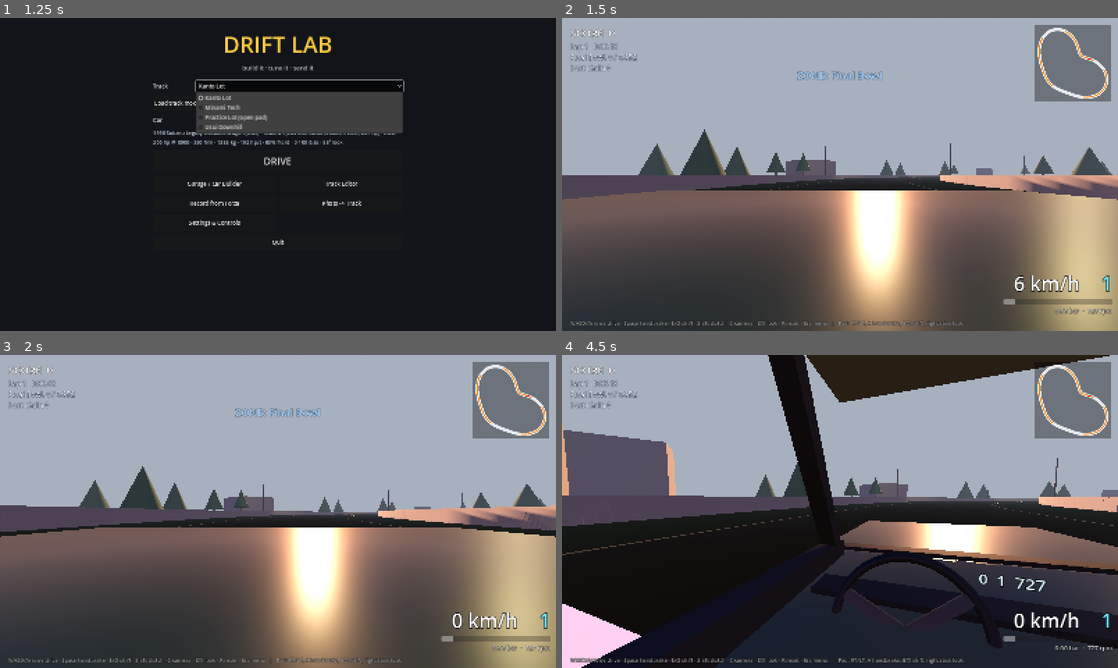
Above: before the commit, frames 1-4 (two rows, left to right).
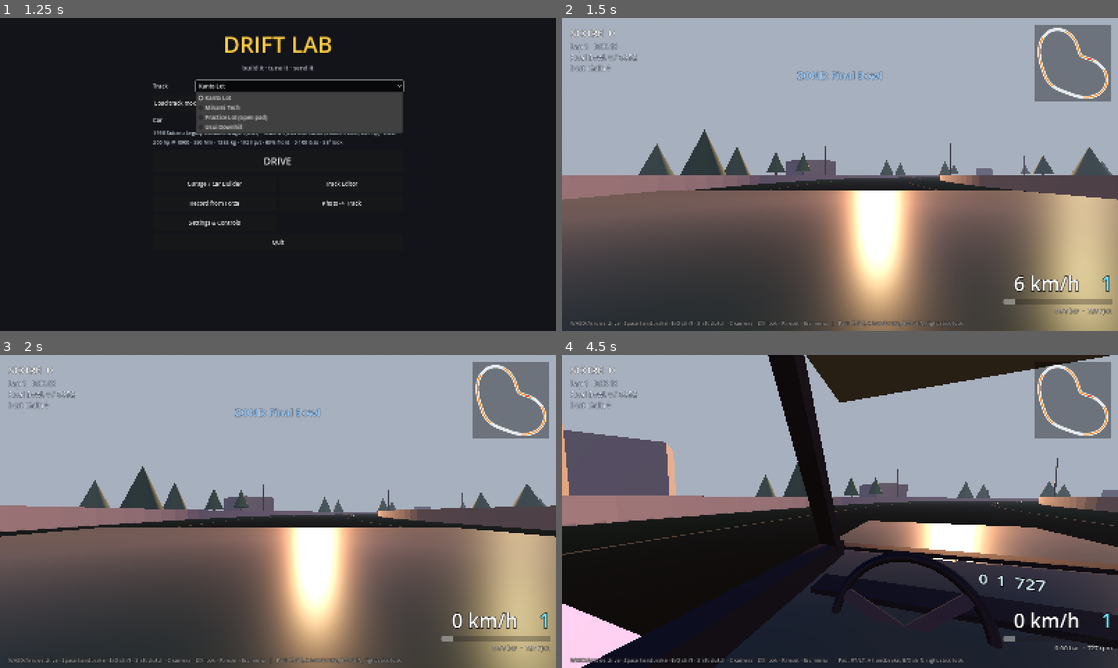
Above: after the commit, the same moments.

Repository: LordSekken/claude
Game: Godot game, scene res://scenes/main.tscn
Same seed, same stepped clock (60 frames per second), same inputs: the game is played once before the commit and once after it.
Inputs (mouse positions are in pixels of both pictures, inside the frame that each line leads up to):
- Up to frame 1 (1.25 s): click "Kanto Lot" at 0.5 s
- Up to frame 2 (1.5 s): click "DRIVE" at 1.25 s
- Up to frame 3 (2 s): no input
- Up to frame 4 (4.5 s): move the mouse to (962, 495) at 2.02 s; hold Right (steer_right) 2.03-2.75 s; hold C (camera) 2.03-2.75 s; click (962, 495) at 2.17 s; drag from (728, 527) to (812, 574) at 2.77 s; tap Enter at 3.5 s; move the mouse to (895, 442) at 3.52 s; hold Right (steer_right) 3.53-4.25 s; hold Z (look_left) 3.53-4.25 s; drag from (812, 574) to (673, 464) at 4.27 s

Frame 1 is identical in both runs. In frame 2, 3.0% of the frame differs, in the area x 0-100%, y 50-59%; in frame 3, 3.1%; in frame 4, 3.5%, in the area x 0-100%, y 44-55%.

Commit message:
Drift Lab: HD textures for Assetto Corsa track export + face winding fix
- tools/build_hd_textures.py: downloads CC0 photo-scanned textures from
  Poly Haven (asphalt 4K, grass/dirt/gravel/concrete 2K, with roughness, AO
  and DirectX normal maps) and writes DXT5 DDS with full mip chains.
  CI builds the pack and ships it as hd_textures/ next to DriftLab.exe.
- Kn5Writer: with the pack present, road/grass/dirt/gravel/walls use
  ksPerPixelNM (diffuse + normal), real-world texture scale, road UVs
  running along the road, per-vertex tangents for normal mapping.
- Exported faces were wound backwards (Drift Lab draws its tracks
  double-sided, which hid it): every triangle is now oriented to its normal.
- Walls are single-sided with proper normals (the double-sided version
  cancelled its normals and rendered black); collision stays solid via
  backface collision.
- Track export writes extension/ext_config.ini for Custom Shaders Patch:
  3D grass on grass, puddles/soaking on the road in rain.
- Tests: HD export uses the 4K road texture and writes the CSP config.

Co-Authored-By: Claude Opus 5.5 <noreply@anthropic.com>
Claude-Session: https://claude.ai/code/session_01CdEszRQ9L9ggLXx22HRWMu

Diff:
--- a/drift-sim/scripts/ac/ac_track_exporter.gd
+++ b/drift-sim/scripts/ac/ac_track_exporter.gd
@@ -44,6 +44,8 @@
 	if not wr.ok:
 		return {"ok": false, "message": "kn5 export failed: %s" % wr.error}
 
+	_write_csp_config(root_dir, wr.get("materials", []))
+
 	# Map + UI images.
 	var outline := TrackRaster.render(spec, 512, Color(0, 0, 0, 0), Color(1, 1, 1, 1))
 	(outline.image as Image).save_png(root_dir.path_join("ui/outline.png"))
@@ -76,6 +78,20 @@
 	return {"ok": true, "message": "Exported to %s - copy that folder into assettocorsa/content/tracks." % root_dir}
 
 
+## Custom Shaders Patch extras: 3D grass on grass, puddles/wet look on the
+## road in rain, dusty/rough wet behaviour off-road.
+static func _write_csp_config(root_dir: String, materials: Array) -> void:
+	var has := func(n: String) -> bool: return materials.has(n)
+	var join := func(names: Array) -> String: return ", ".join(names.filter(func(n: String) -> bool: return materials.has(n)))
+	var txt := "; Generated by Drift Lab - Custom Shaders Patch settings for this track\n\n"
+	if has.call("dl_grass"):
+		txt += "[GRASS_FX]\nGRASS_MATERIALS = dl_grass\nOCCLUDING_MATERIALS = %s\n\n" % join.call(["dl_asphalt", "dl_kerb", "dl_concrete"])
+	txt += "[RAIN_FX]\nPUDDLES_MATERIALS = %s\nSOAKING_MATERIALS = %s\nROUGH_MATERIALS = %s\n" % [
+		join.call(["dl_asphalt"]), join.call(["dl_asphalt", "dl_kerb", "dl_concrete"]), join.call(["dl_grass", "dl_dirt", "dl_gravel"])]
+	DirAccess.make_dir_recursive_absolute(root_dir.path_join("extension"))
+	_write(root_dir.path_join("extension/ext_config.ini"), txt)
+
+
 static func _write(path: String, text: String) -> void:
 	var f := FileAccess.open(path, FileAccess.WRITE)
 	if f:
--- a/drift-sim/scripts/ac/kn5_writer.gd
+++ b/drift-sim/scripts/ac/kn5_writer.gd
@@ -5,28 +5,48 @@
 ##
 ## Inverse of Kn5Loader: Godot (x, y, z) -> AC (-x, y, -z) (a 180 degree turn
 ## about Y; winding unchanged). Meshes are baked to world space and split to
-## stay under the 16-bit index limit. Materials are plain ksPerPixel with
-## generated textures chosen from the AC physics name (1ROAD, 1KERB, ...).
+## stay under the 16-bit index limit. Materials are chosen from the AC
+## physics name (1ROAD, 1KERB, ...): with the HD texture pack (hd_textures/,
+## CC0 photo-scanned DDS from Poly Haven) road/grass/dirt/gravel/walls get
+## ksPerPixelNM with 4K/2K diffuse + normal maps; otherwise ksPerPixel with
+## small generated textures.
 
 const MAX_VERTS := 65000
 
-var _textures := {}        # name -> PackedByteArray (PNG)
-var _materials: Array = [] # [{name, tex, spec}]
+var _textures := {}        # name -> PackedByteArray (PNG or DDS)
+var _materials: Array = [] # [{name, shader, tex, normal, spec, exp}]
+var _hd := {}              # kind -> {tile_m} from hd_textures/manifest.json
+var _hd_dir := ""
 var _mat_index := {}       # key -> index
-var _meshes: Array = []    # [{name, mat, verts, normals, uvs, indices}]
+var _meshes: Array = []    # [{name, mat, verts, normals, uvs, tangents, indices}]
 var _dummies: Array = []   # [{name, xform}]
 var _obj_count := 0
 
 
 static func write(root: Node3D, dummies: Array, path: String) -> Dictionary:
 	var w := Kn5Writer.new()
+	w._hd_dir = hd_texture_dir()
+	if w._hd_dir != "":
+		var m: Variant = JsonUtil.load_file(w._hd_dir.path_join("manifest.json"))
+		if m is Dictionary:
+			w._hd = m
 	w._collect(root, root)
 	for d: Dictionary in dummies:
 		w._dummies.append(d)
 	if w._meshes.is_empty():
 		return {"ok": false, "error": "nothing to export"}
 	var err := w._save(path)
-	return {"ok": err == OK, "error": "" if err == OK else "write failed (%d)" % err, "meshes": w._meshes.size()}
+	return {"ok": err == OK, "error": "" if err == OK else "write failed (%d)" % err, "meshes": w._meshes.size(),
+		"materials": w._materials.map(func(m: Dictionary) -> String: return str(m.name)), "hd": not w._hd.is_empty()}
+
+
+## Folder with the HD texture pack (next to the exe, or in the project when
+## running from source), or "" if it isn't installed.
+static func hd_texture_dir() -> String:
+	for d: String in [OS.get_executable_path().get_base_dir().path_join("hd_textures"), ProjectSettings.globalize_path("res://hd_textures")]:
+		if FileAccess.file_exists(d.path_join("manifest.json")):
+			return d
+	return ""
 
 
 static func _rel(n: Node3D, root: Node) -> Transform3D:
@@ -80,11 +100,29 @@
 		kind = "solid_" + color.to_html(false)
 	if _mat_index.has(kind):
 		return _mat_index[kind]
-	var tex_name := kind + ".png"
-	_textures[tex_name] = _make_texture(kind, color)
-	_materials.append({"name": "dl_" + kind, "tex": tex_name, "spec": 0.12 if kind == "asphalt" else 0.04})
+	if _hd.has(kind):
+		var d := kind + "_d.dds"
+		var nm := kind + "_n.dds"
+		_textures[d] = FileAccess.get_file_as_bytes(_hd_dir.path_join(d))
+		_textures[nm] = FileAccess.get_file_as_bytes(_hd_dir.path_join(nm))
+		var spec: Array = {"asphalt": [0.18, 30.0], "concrete": [0.1, 20.0], "gravel": [0.08, 12.0]}.get(kind, [0.04, 6.0])
+		_materials.append({"name": "dl_" + kind, "shader": "ksPerPixelNM", "tex": d, "normal": nm, "spec": spec[0], "exp": spec[1]})
+	else:
+		var tex_name := kind + ".png"
+		_textures[tex_name] = _make_texture(kind, color)
+		_materials.append({"name": "dl_" + kind, "shader": "ksPerPixel", "tex": tex_name, "normal": "", "spec": 0.12 if kind == "asphalt" else 0.04, "exp": 25.0})
 	_mat_index[kind] = _materials.size() - 1
 	return _mat_index[kind]
+
+
+static func _kind_for_key(key: String) -> String:
+	match key:
+		"ROAD": return "asphalt"
+		"GRASS": return "grass"
+		"GRAVEL", "SAND": return "gravel"
+		"DIRT": return "dirt"
+		"WALL": return "concrete"
+	return ""
 
 
 func _make_texture(kind: String, color: Color) -> PackedByteArray:
@@ -115,6 +153,17 @@
 
 
 func _uv_for(key: String, world: Vector3, normal: Vector3, uv: Vector2) -> Vector2:
+	var kind := _kind_for_key(key)
+	if _hd.has(kind):
+		var t := maxf(float((_hd[kind] as Dictionary).get("tile_m", 2.0)), 0.5)
+		if key == "ROAD":
+			t *= 1.5  # slightly larger grain hides the repeat along a long road
+			return uv / t  # road strips carry (metres across, metres along)
+		if key == "WALL":
+			return Vector2((world.x + world.z) / t, world.y / t)
+		if absf(normal.y) > 0.5:
+			return Vector2(world.x / t, world.z / t)
+		return Vector2((world.x + world.z) / t, world.y / t)
 	match key:
 		"KERB":
 			return Vector2(uv.x, uv.y / 4.0)  # one red/white pair every 4 m
@@ -153,14 +202,28 @@
 		var part := 0
 		for t in range(0, idx.size() - 2, 3):
 			if cv.size() + 3 > MAX_VERTS:
-				_meshes.append({"name": "%s_%d" % [name, part] if part > 0 else name, "mat": mat, "verts": cv, "normals": cn, "uvs": cu, "indices": ci})
+				_meshes.append({"name": "%s_%d" % [name, part] if part > 0 else name, "mat": mat, "verts": cv, "normals": cn, "uvs": cu, "tangents": _tangents(cv, cn, cu, ci), "indices": ci})
 				part += 1
 				cv = PackedVector3Array()
 				cn = PackedVector3Array()
 				cu = PackedVector2Array()
 				ci = PackedInt32Array()
 				remap.clear()
+			# Front faces must wind clockwise as seen from the normal side (Godot's
+			# convention, which maps to AC front faces). Track strips are built the
+			# other way round and drawn double-sided in Drift Lab, so fix the order
+			# here.
+			var order := [0, 1, 2]
+			var q0 := xf * v[idx[t]]
+			var q1 := xf * v[idx[t + 1]]
+			var q2 := xf * v[idx[t + 2]]
+			var nsum := Vector3.ZERO
 			for k in 3:
+				var si := idx[t + k]
+				nsum += basis_n * (nrm[si] if si < nrm.size() else Vector3.UP)
+			if (q1 - q0).cross(q2 - q0).dot(nsum) > 0.0:
+				order = [0, 2, 1]
+			for k: int in order:
 				var src := idx[t + k]
 				if not remap.has(src):
 					var wp := xf * v[src]
@@ -171,7 +234,37 @@
 					cu.append(_uv_for(key, wp, wn, uv[src] if src < uv.size() else Vector2.ZERO))
 				ci.append(remap[src])
 		if not ci.is_empty():
-			_meshes.append({"name": "%s_%d" % [name, part] if part > 0 else name, "mat": mat, "verts": cv, "normals": cn, "uvs": cu, "indices": ci})
+			_meshes.append({"name": "%s_%d" % [name, part] if part > 0 else name, "mat": mat, "verts": cv, "normals": cn, "uvs": cu, "tangents": _tangents(cv, cn, cu, ci), "indices": ci})
+
+
+## Per-vertex tangents (+U direction) from positions and UVs, for normal maps.
+static func _tangents(v: PackedVector3Array, n: PackedVector3Array, uv: PackedVector2Array, idx: PackedInt32Array) -> PackedVector3Array:
+	var acc := PackedVector3Array()
+	acc.resize(v.size())
+	for t in range(0, idx.size() - 2, 3):
+		var i0 := idx[t]
+		var i1 := idx[t + 1]
+		var i2 := idx[t + 2]
+		var e1 := v[i1] - v[i0]
+		var e2 := v[i2] - v[i0]
+		var d1 := uv[i1] - uv[i0]
+		var d2 := uv[i2] - uv[i0]
+		var det := d1.x * d2.y - d2.x * d1.y
+		if absf(det) < 1e-12:
+			continue
+		var tg := (e1 * d2.y - e2 * d1.y) / det
+		acc[i0] += tg
+		acc[i1] += tg
+		acc[i2] += tg
+	for i in v.size():
+		var nn := n[i]
+		var tg := acc[i] - nn * nn.dot(acc[i])
+		if tg.length_squared() < 1e-10:
+			tg = Vector3.RIGHT - nn * nn.x
+			if tg.length_squared() < 1e-6:
+				tg = Vector3.FORWARD
+		acc[i] = tg.normalized()
+	return acc
 
 
 # --- Binary output -----------------------------------------------------------
@@ -209,20 +302,24 @@
 	f.store_32(_materials.size())
 	for m: Dictionary in _materials:
 		_str(f, m.name)
-		_str(f, "ksPerPixel")
+		_str(f, str(m.shader))
 		f.store_8(0)   # blend: opaque
 		f.store_8(0)   # alpha tested
 		f.store_32(0)  # depth mode
-		var props := [["ksAmbient", 0.45], ["ksDiffuse", 0.55], ["ksSpecular", float(m.spec)], ["ksSpecularEXP", 25.0], ["ksEmissive", 0.0], ["ksAlphaRef", 0.0]]
+		var props := [["ksAmbient", 0.45], ["ksDiffuse", 0.55], ["ksSpecular", float(m.spec)], ["ksSpecularEXP", float(m.exp)], ["ksEmissive", 0.0], ["ksAlphaRef", 0.0]]
 		f.store_32(props.size())
 		for p: Array in props:
 			_str(f, p[0])
 			for i in 10:
 				f.store_float(float(p[1]) if i == 0 else 0.0)
-		f.store_32(1)
-		_str(f, "txDiffuse")
-		f.store_32(0)
-		_str(f, m.tex)
+		var slots := [["txDiffuse", m.tex]]
+		if str(m.normal) != "":
+			slots.append(["txNormal", m.normal])
+		f.store_32(slots.size())
+		for k in slots.size():
+			_str(f, slots[k][0])
+			f.store_32(k)
+			_str(f, slots[k][1])
 	# Node tree: one root dummy with every mesh and marker as children.
 	f.store_32(1)
 	_str(f, "DriftLabTrack")
@@ -240,13 +337,15 @@
 		var verts: PackedVector3Array = m.verts
 		var normals: PackedVector3Array = m.normals
 		var uvs: PackedVector2Array = m.uvs
+		var tans: PackedVector3Array = m.tangents
 		f.store_32(verts.size())
 		var center := Vector3.ZERO
 		for i in verts.size():
 			var p := verts[i]
 			var nn := normals[i]
 			center += p
-			for val in [-p.x, p.y, -p.z, -nn.x, nn.y, -nn.z, uvs[i].x, uvs[i].y, 1.0, 0.0, 0.0]:
+			var tg := tans[i]
+			for val in [-p.x, p.y, -p.z, -nn.x, nn.y, -nn.z, uvs[i].x, uvs[i].y, -tg.x, tg.y, -tg.z]:
 				f.store_float(val)
 		center /= maxf(verts.size(), 1)
 		var radius := 0.0
--- a/drift-sim/scripts/track/track_builder.gd
+++ b/drift-sim/scripts/track/track_builder.gd
@@ -258,26 +258,35 @@
 
 
 static func _wall_mesh(s: Dictionary, inner: PackedFloat32Array, outer: PackedFloat32Array, h: float) -> ArrayMesh:
+	# One-sided faces with proper normals (inner face toward the road, outer
+	# face away, top up); collision uses backface_collision so it's still solid.
 	var st := SurfaceTool.new()
 	st.begin(Mesh.PRIMITIVE_TRIANGLES)
 	var pos: PackedVector3Array = s.pos
+	var right: PackedVector3Array = s.right
 	var n := pos.size()
 	var segs := n if s.closed else n - 1
 	for i in segs:
 		var j := (i + 1) % n
+		var side := signf(inner[i]) if inner[i] != 0.0 else 1.0
 		var i0 := _pt(s, i, inner[i])
 		var i1 := _pt(s, j, inner[j])
 		var o0 := _pt(s, i, outer[i])
 		var o1 := _pt(s, j, outer[j])
 		var up := Vector3.UP * h
 		var low := Vector3.DOWN * 0.3
-		for quad in [[i0 + low, i1 + low, i1 + up, i0 + up], [o1 + low, o0 + low, o0 + up, o1 + up], [i0 + up, i1 + up, o1 + up, o0 + up]]:
-			st.add_vertex(quad[0]); st.add_vertex(quad[1]); st.add_vertex(quad[2])
-			st.add_vertex(quad[0]); st.add_vertex(quad[2]); st.add_vertex(quad[3])
-			# Double-sided for collision robustness.
-			st.add_vertex(quad[0]); st.add_vertex(quad[2]); st.add_vertex(quad[1])
-			st.add_vertex(quad[0]); st.add_vertex(quad[3]); st.add_vertex(quad[2])
-	st.generate_normals()
+		var out_dir := ((right[i] + right[j]) * 0.5 * side).normalized()
+		for face: Array in [[[i0 + low, i1 + low, i1 + up, i0 + up], -out_dir], [[o0 + low, o1 + low, o1 + up, o0 + up], out_dir], [[i0 + up, i1 + up, o1 + up, o0 + up], Vector3.UP]]:
+			var q: Array = face[0]
+			var want: Vector3 = face[1]
+			# Godot front faces wind clockwise seen from the normal side.
+			var tri := [q[0], q[1], q[2], q[0], q[2], q[3]]
+			if ((q[1] as Vector3) - q[0]).cross((q[2] as Vector3) - q[0]).dot(want) > 0.0:
+				tri = [q[0], q[2], q[1], q[0], q[3], q[2]]
+			for v: Vector3 in tri:
+				st.set_normal(want)
+				st.set_uv(Vector2(0, 0))
+				st.add_vertex(v)
 	return st.commit()
 
 
--- a/drift-sim/tests/run_tests.gd
+++ b/drift-sim/tests/run_tests.gd
@@ -192,6 +192,19 @@
 	if kn.ok:
 		var names: Array = kn.named.keys()
 		check(names.any(func(n: String) -> bool: return n.begins_with("1ROAD")) and names.any(func(n: String) -> bool: return n.begins_with("1WALL")), "kn5 has 1ROAD and 1WALL meshes")
+		if Kn5Writer.hd_texture_dir() != "":
+			# HD pack installed: the road must carry the 4K photo-scanned texture.
+			var road: MeshInstance3D = null
+			for n: String in names:
+				if n.begins_with("1ROAD") and kn.named[n] is MeshInstance3D:
+					road = kn.named[n]
+					break
+			var mat: Material = road.get_active_material(0) if road else null
+			var tex: Texture2D = (mat as StandardMaterial3D).albedo_texture if mat is StandardMaterial3D else null
+			check(tex != null and tex.get_width() == 4096, "HD export: road uses the 4K asphalt texture (%s)" % (str(tex.get_width()) if tex else "none"))
+			check(FileAccess.file_exists(out.path_join("kanto_lot/extension/ext_config.ini")) and FileAccess.get_file_as_string(out.path_join("kanto_lot/extension/ext_config.ini")).contains("GRASS_MATERIALS = dl_grass"), "HD export: CSP grass/rain config written")
+		else:
+			print("  (HD texture pack not built - skipping HD export checks)")
 		kn.root.free()
 	var ext := ExternalTrackLoader.load_model(out.path_join("kanto_lot/kanto_lot.kn5"))
 	check(ext.ok and int(ext.collision_meshes) >= 3, "exported kn5 loads as a drivable track (%s)" % ext.get("collision_meshes", ext.get("error")))
Not shown, changed: drift-sim/export_presets.cfg
Not shown, changed: .github/workflows/drift-lab.yml
Not shown, changed: drift-sim/.gitignore
Not shown, changed: drift-sim/README.md
Not shown, added: drift-sim/tools/build_hd_textures.py
